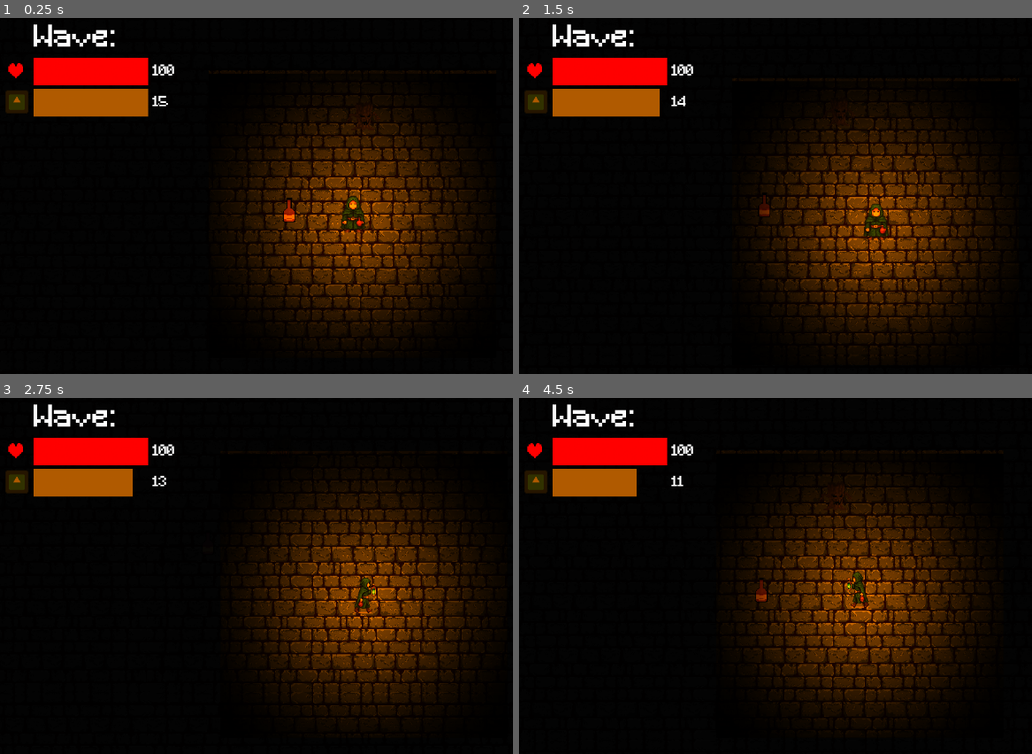
Above: before the commit, frames 1-4 (two rows, left to right).
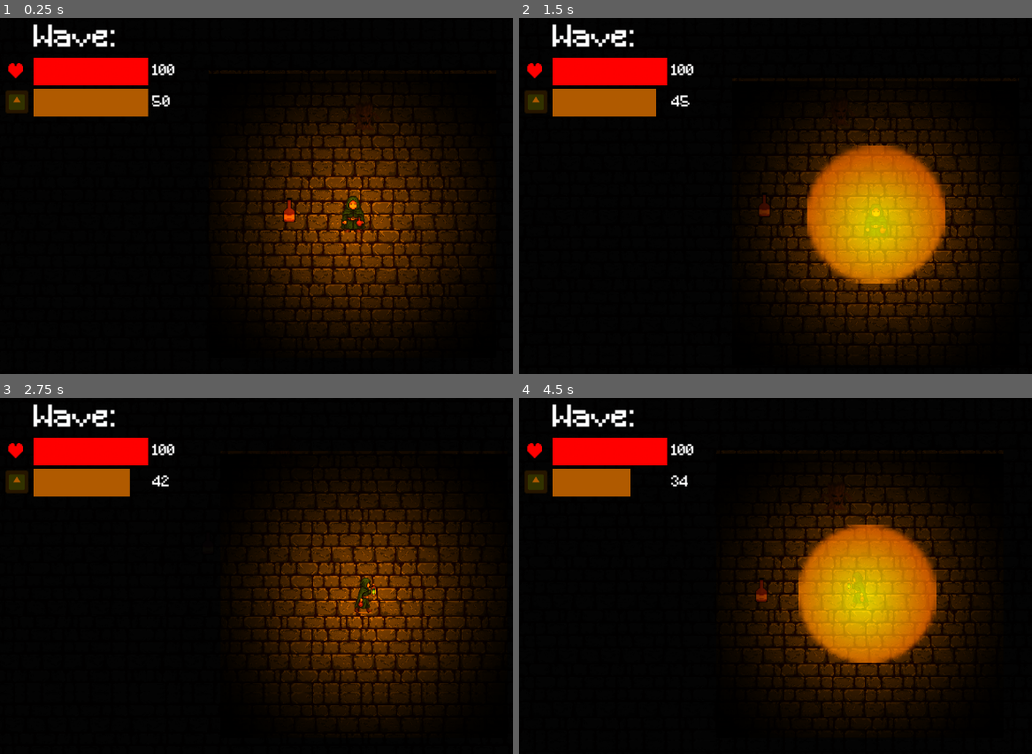
Above: after the commit, the same moments.

Repository: Frosmoth2324/Capstone-Game
Game: Godot game, scene res://Scenes/level.tscn
The game is run twice, just before and just after one commit, with the same random seed, the same clock (stepped at 60 frames per second) and the same inputs. The engine's default icon, where the game draws it, is replaced by a stand-in: a white triangle on a blue panel in a dark square. Sound files missing from this copy of the repository are replaced by a short silence.
Inputs:
- Up to frame 1 (0.25 s): no input
- Up to frame 2 (1.5 s): tap Enter at 0.5 s; hold D (Right) 0.53-1.28 s; tap Space (Pulse, bound only after the commit) at 0.6, 1.35 s; hold S (Down) from 1.28 s (still down)
- Up to frame 3 (2.75 s): release S (Down) at 2.03 s; hold D (Right) from 2.03 s (still down); tap Space (Pulse, bound only after the commit) at 2.1 s
- Up to frame 4 (4.5 s): release D (Right) at 2.78 s; hold W (Up) 2.78-3.53 s; tap Space (Pulse, bound only after the commit) at 2.85, 3.6, 4.35 s; hold Left (Left) from 3.53 s (still down)

The runs differ from the first frame. In frame 1, 0.6% of the frame differs, in the area x 1-83%, y 1-76%; in frame 2, 9.0%; in frame 3, 0.7%; in frame 4, 9.1%, in the area x 1-82%, y 1-83%.

Commit message:
pulse attack (space)

Diff:
--- a/Scenes/enemy.tscn
+++ b/Scenes/enemy.tscn
@@ -40,10 +40,10 @@
 }]
 
 [sub_resource type="CircleShape2D" id="CircleShape2D_kpoii"]
-radius = 64.195
+radius = 80.0062
 
 [sub_resource type="CircleShape2D" id="CircleShape2D_os5v6"]
-radius = 32.3883
+radius = 48.0416
 
 [node name="Enemy" type="CharacterBody2D"]
 script = ExtResource("1_cvv4c")
@@ -66,6 +66,8 @@
 [node name="RayCast2D" type="RayCast2D" parent="."]
 
 [node name="CollisionShape2D" type="CollisionShape2D" parent="."]
+light_mask = 2
+visibility_layer = 2
 shape = SubResource("CircleShape2D_os5v6")
 
 [connection signal="body_entered" from="Area2D" to="." method="_on_area_2d_body_entered"]
--- a/Scenes/player.tscn
+++ b/Scenes/player.tscn
@@ -151,4 +151,7 @@
 stream = ExtResource("4_cudna")
 max_polyphony = 50
 
+[node name="Pulses" type="Node" parent="."]
+
+[connection signal="lantern_pulse" from="." to="." method="_on_lantern_pulse"]
 [connection signal="timeout" from="OilTimer" to="." method="_on_oil_timer_timeout"]
--- /dev/null
+++ b/Scenes/pulse.tscn
@@ -0,0 +1,24 @@
+[gd_scene load_steps=4 format=3 uid="uid://dw0g1u02v2jl6"]
+
+[ext_resource type="Script" path="res://Scripts/pulse.gd" id="1_6x7uc"]
+[ext_resource type="Texture2D" uid="uid://pokcuuvd2sxe" path="res://Assets/Sprites/pulsegradient.png" id="2_armro"]
+
+[sub_resource type="CircleShape2D" id="CircleShape2D_d7rc0"]
+radius = 234.053
+
+[node name="Pulse" type="Area2D"]
+script = ExtResource("1_6x7uc")
+
+[node name="CollisionShape2D" type="CollisionShape2D" parent="."]
+shape = SubResource("CircleShape2D_d7rc0")
+
+[node name="LifetimeTimer" type="Timer" parent="."]
+
+[node name="Sprite2D" type="Sprite2D" parent="."]
+modulate = Color(1, 1, 1, 0.7)
+position = Vector2(1, 0)
+scale = Vector2(15, 15)
+texture = ExtResource("2_armro")
+
+[connection signal="body_entered" from="." to="." method="_on_body_entered"]
+[connection signal="timeout" from="LifetimeTimer" to="." method="_on_lifetime_timer_timeout"]
--- a/Scripts/GameManager.gd
+++ b/Scripts/GameManager.gd
@@ -1,12 +1,18 @@
 extends Node
 
-const MAX_OIL = 15
+const MAX_OIL = 50
 const MAX_HEALTH = 100
 var oil = MAX_OIL
 var health = MAX_HEALTH
 var dead = false
+var can_pulse = true
+var pulse_cost = 2
 
 func _process(_delta):
 	if dead == true and oil != -1000:
 		get_tree().change_scene_to_file("res://Scenes/die_screen.tscn")
 		oil = -1000
+	if oil <= pulse_cost:
+		can_pulse = false
+	else:
+		can_pulse = true
--- a/Scripts/enemy.gd
+++ b/Scripts/enemy.gd
@@ -7,7 +7,7 @@
 
 var SPEED = 100
 var health = 10
-var damage = 50
+var damage = 10
 
 
 func _ready():
@@ -33,8 +33,12 @@
 
 func hit(hurt):
 	health -= hurt
+	print("enemy hit")
+	if health <= 0:
+		print("die")
+		queue_free()
 
 
 func _on_area_2d_body_entered(body):
-	if body.has_method("hit"):
-		body.hit(damage)
+	if body.has_method("hit") and body.has_method("is_player"):
+			body.hit(damage)
--- a/Scripts/player.gd
+++ b/Scripts/player.gd
@@ -1,5 +1,6 @@
 extends CharacterBody2D
 
+@onready var player = $"."
 @onready var sprite_2d = $Sprite2D
 @onready var light = $PointLight2D
 @onready var oil_timer = $OilTimer
@@ -7,6 +8,9 @@
 @onready var hit_sound = $HitSound
 
 const SPEED = 12500
+var pulse_scene = preload("res://Scenes/pulse.tscn")
+
+signal lantern_pulse(pos)
 
 func _ready():
 	oil_timer.start()
@@ -36,6 +40,8 @@
 		light.scale = (2.0/5.0) * Vector2(GameManager.oil, GameManager.oil)
 	if GameManager.health <= 0:
 		animation_player.play("flame_out")
+	if Input.is_action_just_pressed("Pulse") and GameManager.can_pulse:
+		lantern_pulse.emit(player.global_position)
 
 
 func _on_oil_timer_timeout():
@@ -51,3 +57,9 @@
 
 func is_player():
 	print("sup dude")
+
+
+func _on_lantern_pulse(pos):
+	var pulse = pulse_scene.instantiate() as Area2D
+	pulse.position = pos
+	$Pulses.add_child(pulse)
--- /dev/null
+++ b/Scripts/pulse.gd
@@ -0,0 +1,25 @@
+extends Area2D
+
+var damage: int = 5
+var pulse_radius: float = 100.0
+var lifetime: float = 0.3
+
+@onready var collision_shape_2d = $CollisionShape2D
+@onready var timer = $LifetimeTimer
+
+func _ready():
+	if GameManager.oil >= 5:
+		GameManager.oil -= 2
+	collision_shape_2d.shape.radius = pulse_radius
+	for body in get_overlapping_bodies():
+		if body.has_method("hit"):
+			body.hit(damage)
+	timer.wait_time = lifetime
+	timer.start()
+
+func _on_lifetime_timer_timeout():
+	queue_free()
+
+func _on_body_entered(body):
+	if body.has_method("hit") and body.has_method("is_player") == false:
+		body.hit(damage)
--- a/project.godot
+++ b/project.godot
@@ -46,10 +46,14 @@
 , Object(InputEventKey,"resource_local_to_scene":false,"resource_name":"","device":-1,"window_id":0,"alt_pressed":false …(186 unchanged characters)…
 ]
 }
+Pulse={
+"deadzone": 0.5,
+"events": [Object(InputEventKey,"resource_local_to_scene":false,"resource_name":"","device":-1,"window_id":0,"alt_pressed":false,"shift_pressed":false,"ctrl_pressed":false,"meta_pressed":false,"pressed":false,"keycode":0,"physical_keycode":32,"key_label":0,"unicode":32,"location":0,"echo":false,"script":null)
+]
+}
 
 [rendering]
 
-textures/canvas_textures/default_texture_filter=0
 renderer/rendering_method="gl_compatibility"
 renderer/rendering_method.mobile="gl_compatibility"
 environment/defaults/default_clear_color=Color(0.0392157, 0.0392157, 0.0392157, 1)
Not shown, added: Assets/Sprites/gradient.png.import
Not shown, added: Assets/Sprites/pilsegradient.png.import
Binary file added: Assets/Sprites/pulsegradient.png
Not shown, added: Assets/Sprites/pulsegradient.png.import
